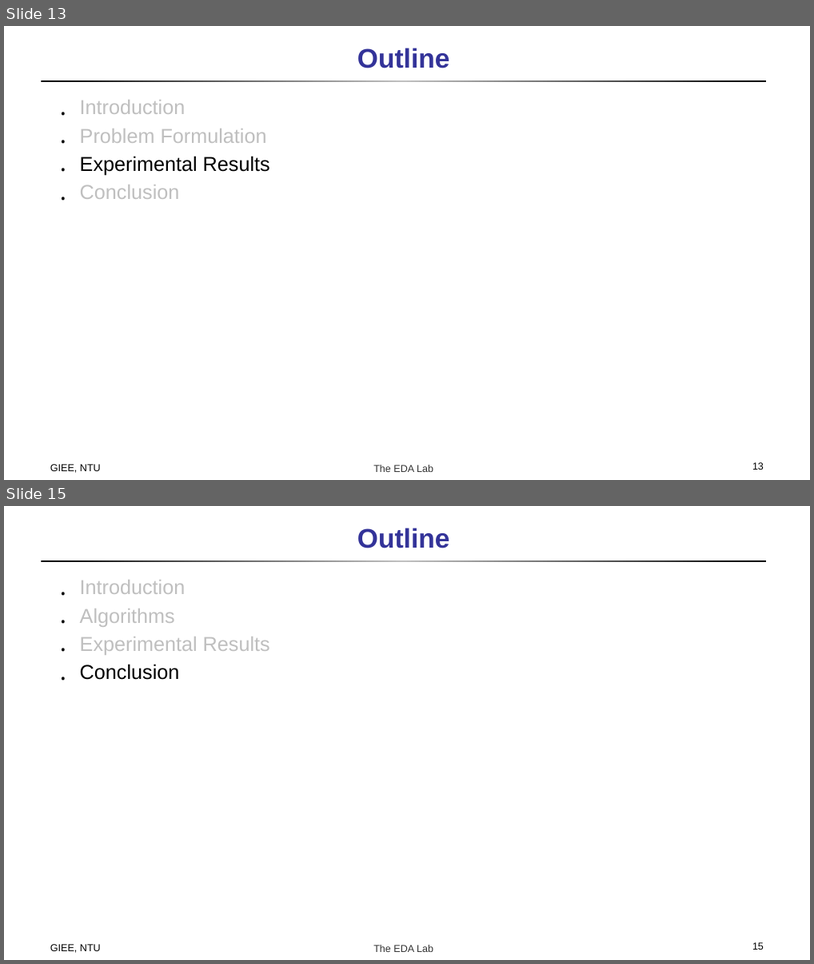
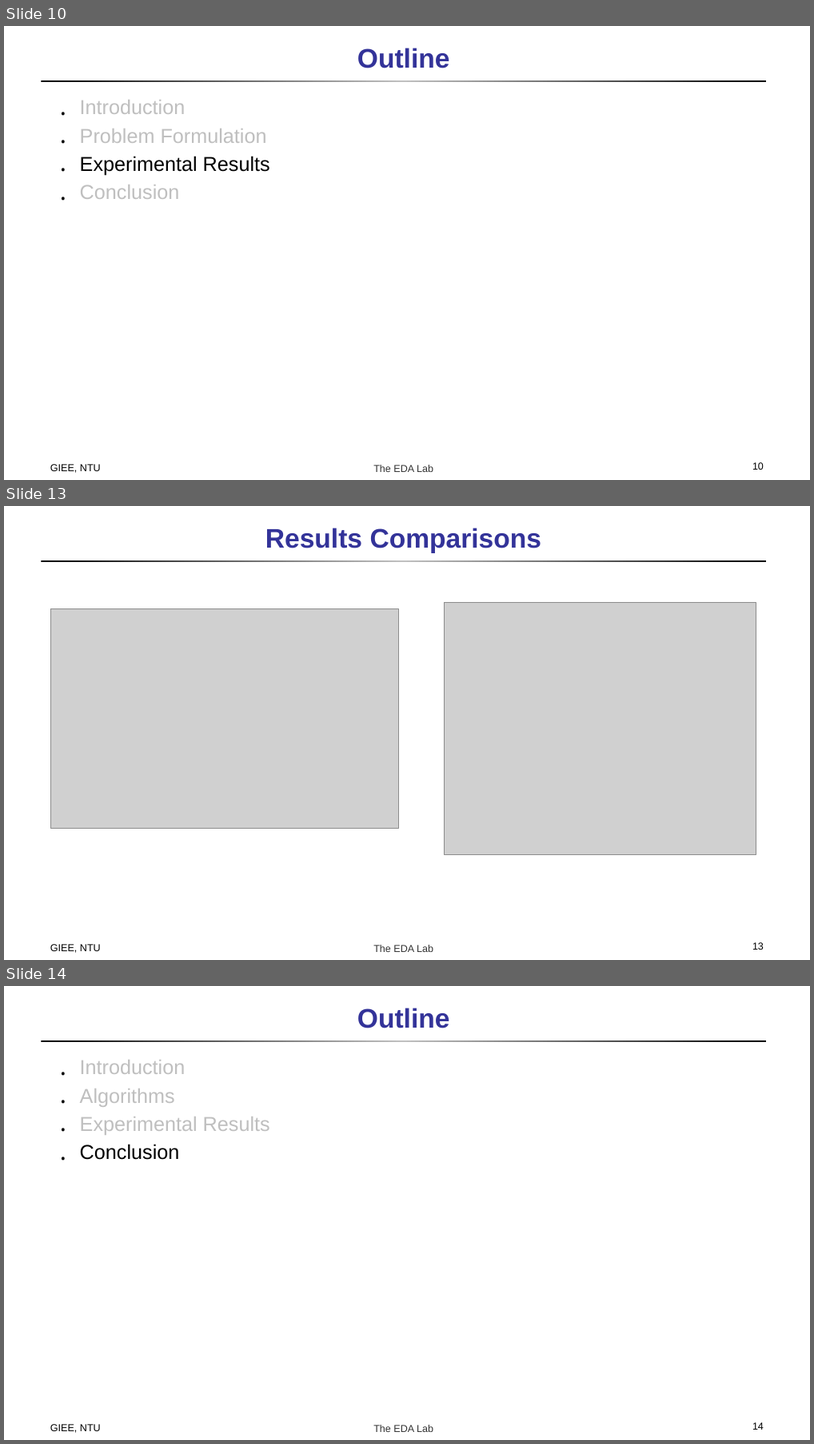
Before and after one commit to doctry/paper, a slide deck: incremental placement routing/Incremental Timing-Driven Placement With Approximated Signoff Wire Delay and Regression-Based Cell Delay.pptx. Shown one above the other, each under a label of ours: slides 13 and 15 before the commit, slides 10, 13 and 14 after it; the slides between them are not shown. The pictures are 814x964 and 814x1444 pixels, drawn with LibreOffice and Linux fonts; fonts in the diff are those of the drawing; grey boxes stand for pictures. Boxes give left, top, right and bottom in pixels: in the first picture for what was removed or moved away, otherwise in the second. Text is boxed around its words. In the diff, an @@ line names an element or a change of style, - is before the commit and + after.

```diff
--- a/incremental placement routing/Incremental Timing-Driven Placement With Approximated Signoff Wire Delay and Regression-Based Cell Delay.pptx
+++ b/incremental placement routing/Incremental Timing-Driven Placement With Approximated Signoff Wire Delay and Regression-Based Cell Delay.pptx
@@ slide 13 added at (x1=4, y1=506, x2=810, y2=960), background #FFFFFF; not listed: 2 template elements that a slide beside it also shows @@
@@ title added at (x1=266, y1=528, x2=542, y2=553), 32 pt, text #333399, bold @@
+Results Comparisons
@@ picture added at (x1=51, y1=609, x2=399, y2=828) @@
@@ picture added at (x1=445, y1=602, x2=757, y2=855) @@
@@ text added at (x1=50, y1=944, x2=101, y2=952), 12 pt, text #000000 @@
+GIEE, NTU
@@ page number added at (x1=753, y1=942, x2=764, y2=949), 12 pt, text #000000 @@
+13
@@ what was slide 13 is now slide 10 @@
@@ page number at (x1=753, y1=462, x2=764, y2=469): text changed @@
-13
+10
@@ what was slide 15 is now slide 14 @@
@@ page number at (x1=753, y1=1422, x2=764, y2=1429): text changed @@
-15
+14
```
Also in this commit, not shown: 4 slides changed, 1 other slide added, 3 slides removed.
